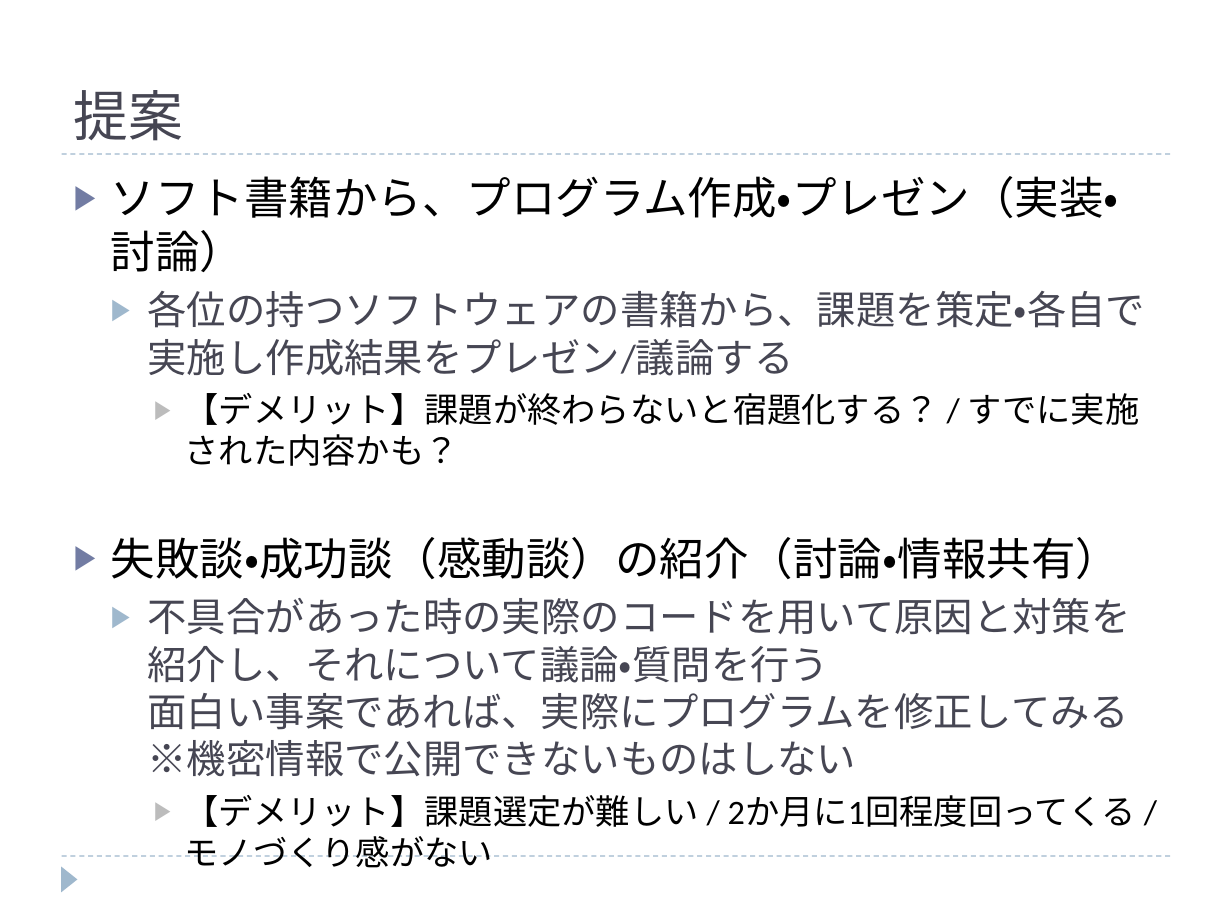
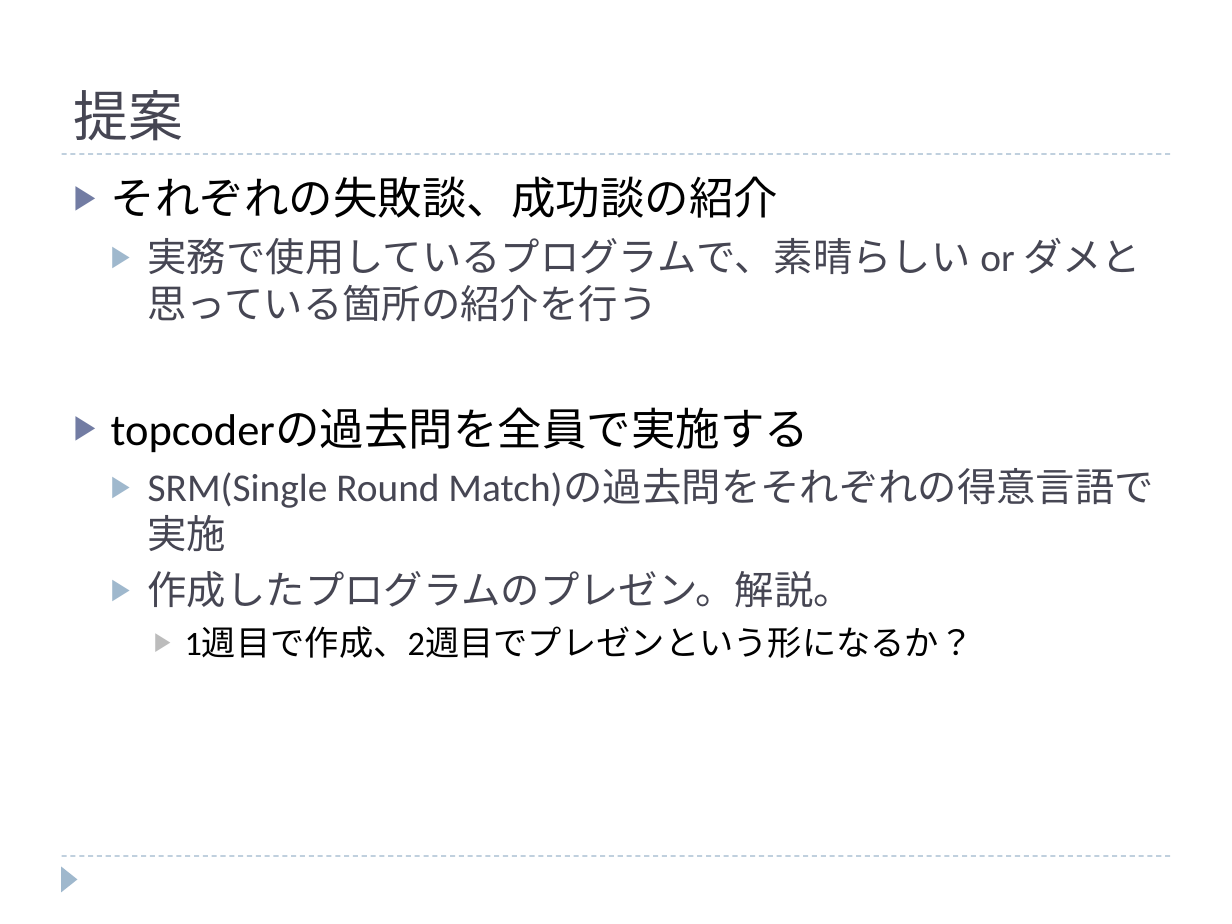
Before and after one commit to designpatterncom/GDM, a slide deck: slide 4 of その他の資料/78期ソフトウェアコムにティ活動提案_矢嶋.pptx. Drawn at 1232x924 pixels with LibreOffice and Linux fonts; fonts in the diff are those of the drawing. Boxes give left, top, right and bottom in pixels: in the first picture for what was removed or moved away, otherwise in the second. Text is boxed around its words. In the diff, an @@ line names an element or a change of style, - is before the commit and + after.

```diff
--- a/その他の資料/78期ソフトウェアコムにティ活動提案_矢嶋.pptx
+++ b/その他の資料/78期ソフトウェアコムにティ活動提案_矢嶋.pptx
@@ text at box(111, 176, 1154, 658): text changed @@
-▶ ソフト書籍から、プログラム作成・プレゼン（実装・討論）
-  ▶ 各位の持つソフトウェアの書籍から、課題を策定・各自で実施し作成結果をプレゼン/議論する
-    ▶ 【デメリット】課題が終わらないと宿題化する？ / すでに実施された内容かも？
-▶ 失敗談・成功談（感動談）の紹介（討論・情報共有）
-  ▶ 不具合があった時の実際のコードを用いて原因と対策を紹介し、それについて議論・質問を行う
-    面白い事案であれば、実際にプログラムを修正してみる
-    ※機密情報で公開できないものはしない
-    ▶ 【デメリット】課題選定が難しい / 2か月に1回程度回ってくる / モノづくり感がない
+▶ それぞれの失敗談、成功談の紹介
+  ▶ 実務で使用しているプログラムで、素晴らしい or ダメと思っている箇所の紹介を行う
+▶ topcoderの過去問を全員で実施する
+  ▶ SRM(Single Round Match)の過去問をそれぞれの得意言語で実施
+  ▶ 作成したプログラムのプレゼン。解説。
+    ▶ 1週目で作成、2週目でプレゼンという形になるか？
```
Also in this commit, not shown: 2 other slides changed.
